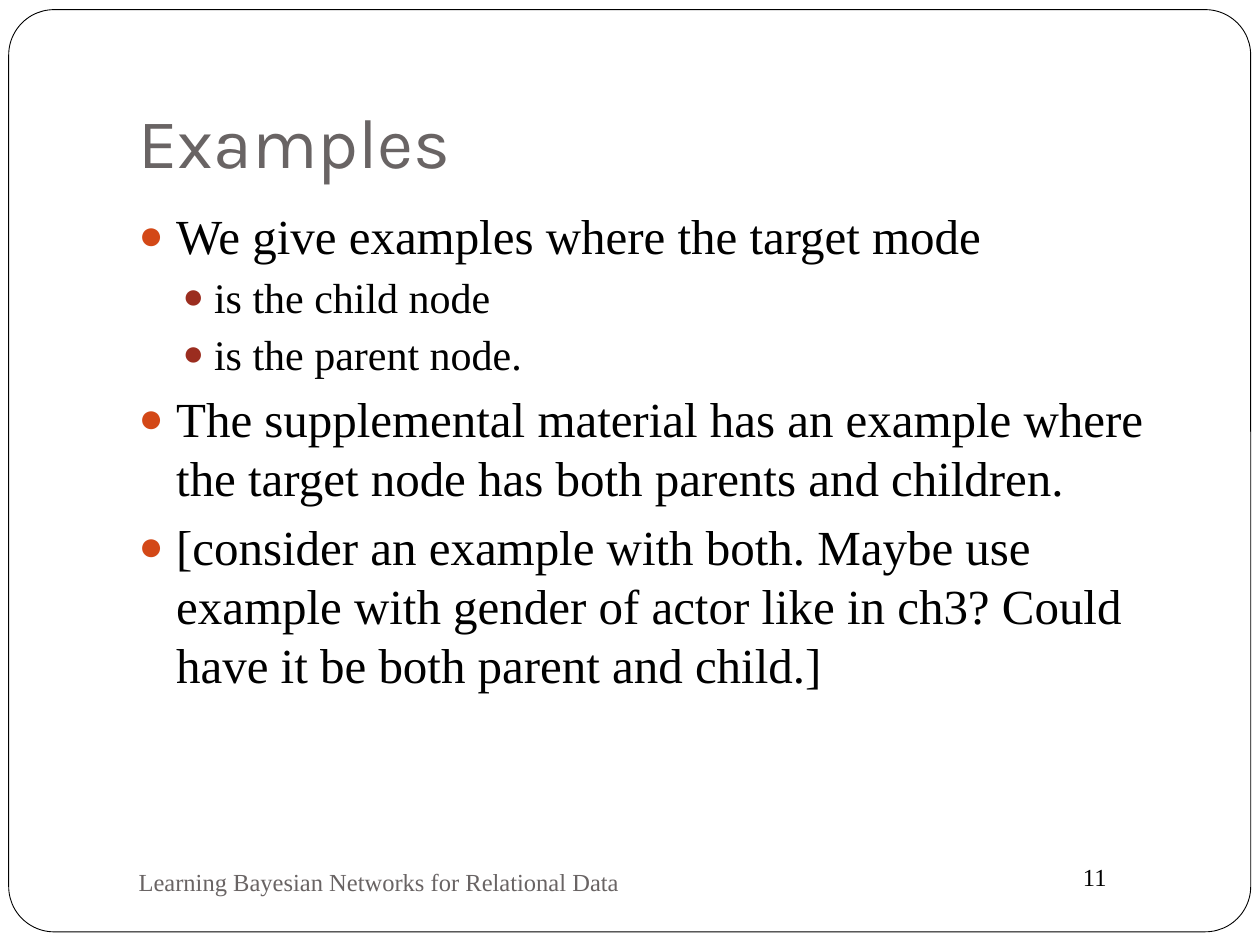
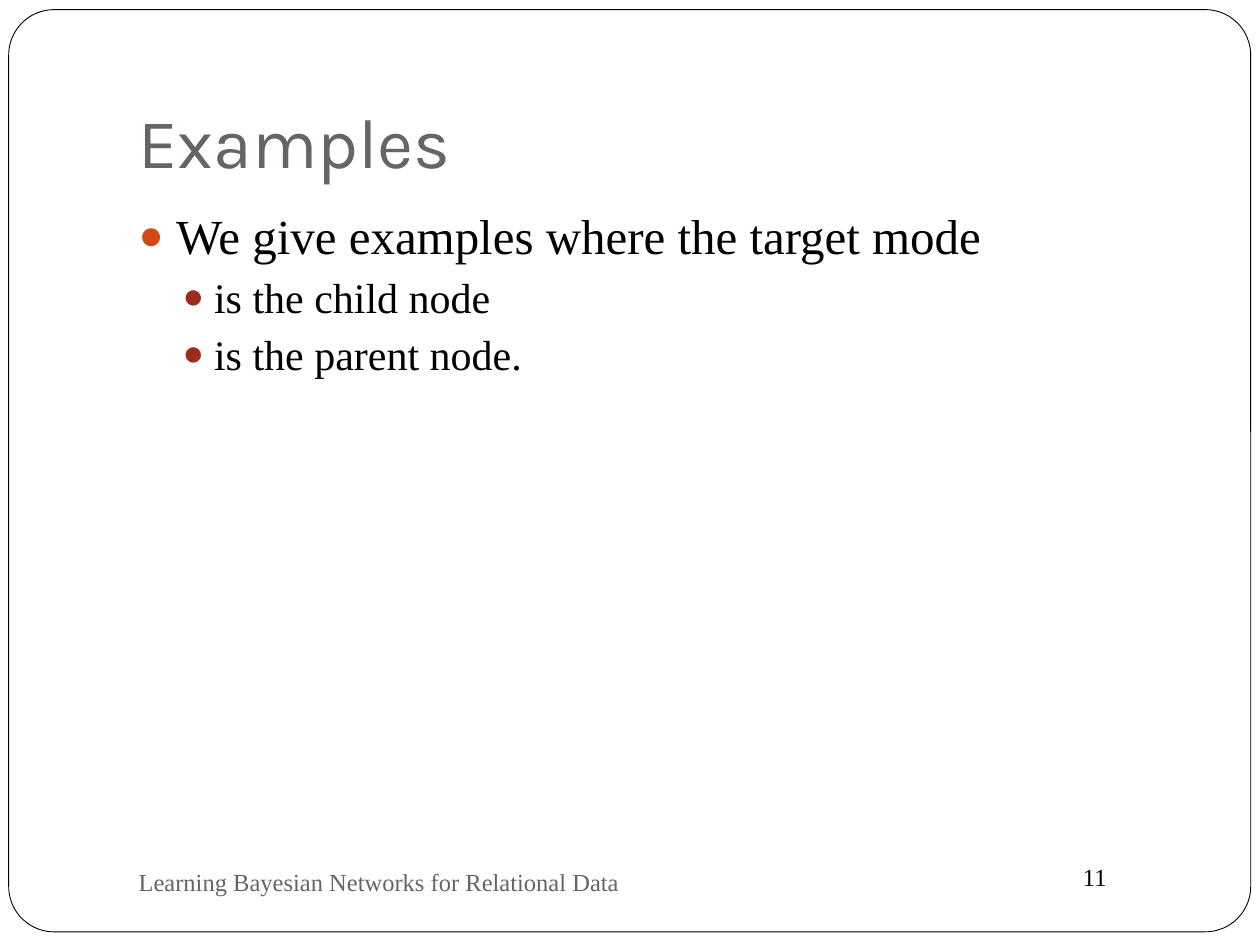
Before and after one commit to oschulte/srl-tutorial-slides, a slide deck: slide 11 of ch5-rel-bayes-net-classifier.pptx. Drawn at 1260x945 pixels with LibreOffice and Linux fonts; fonts in the diff are those of the drawing. Boxes give left, top, right and bottom in pixels: in the first picture for what was removed or moved away, otherwise in the second. Text is boxed around its words. In the diff, an @@ line names an element or a change of style, - is before the commit and + after.

```diff
--- a/ch5-rel-bayes-net-classifier.pptx
+++ b/ch5-rel-bayes-net-classifier.pptx
@@ text at (176, 403, 1144, 692): paragraphs removed @@
-● The supplemental material has an example where the target node has both parents and children.
-● [consider an example with both. Maybe use example with gender of actor like in ch3? Could have it be both parent and child.]
```
Also in this commit, not shown: 18 other slides changed, 1 slide added, 2 slides removed, 1 other file.
